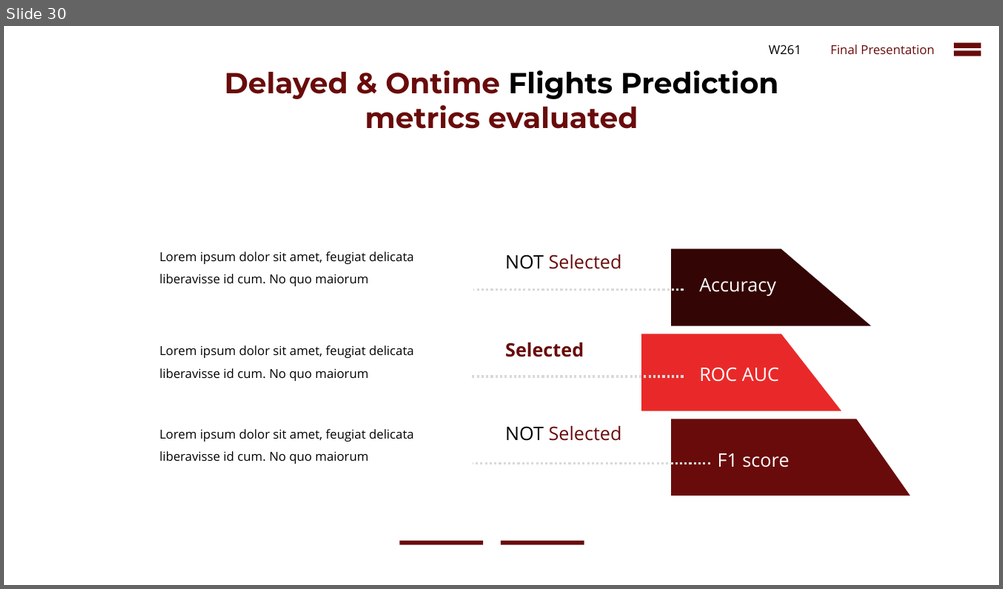
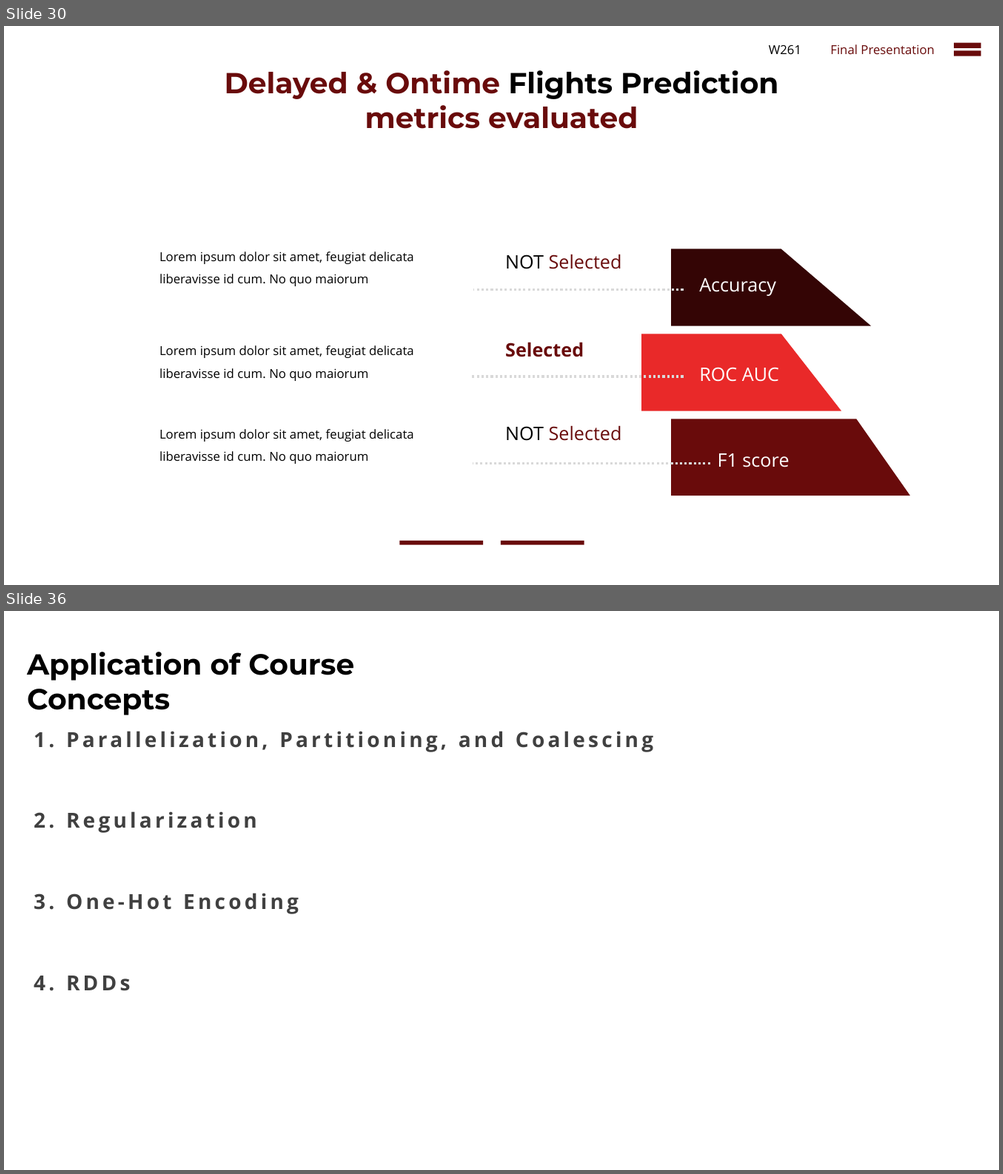
Before and after one commit to cbenge509/flightsontime, a slide deck: presentation/Delayed Flights Prediction - Final.pptx. Shown one above the other, each under a label of ours: slide 30 before the commit, slides 30 and 36 after it; the slides between them are not shown. The pictures are 1003x589 and 1003x1174 pixels, drawn with LibreOffice and Linux fonts; fonts in the diff are those of the drawing. Boxes give left, top, right and bottom in pixels: in the first picture for what was removed or moved away, otherwise in the second. Text is boxed around its words. In the diff, an @@ line names an element or a change of style, - is before the commit and + after.

```diff
--- a/presentation/Delayed Flights Prediction - Final.pptx
+++ b/presentation/Delayed Flights Prediction - Final.pptx
@@ slide 36 added at [4,611,999,1170], background #FFFFFF @@
@@ text added at [27,652,354,715], 28 pt, text #000000, bold @@
+Application of Course Concepts
@@ text added at [34,731,653,752], 20 pt, text #404040, bold @@
+1. Parallelization, Partitioning, and Coalescing
@@ text added at [34,812,257,833], 20 pt, text #404040, bold @@
+2. Regularization
@@ text added at [34,893,299,914], 20 pt, text #404040, bold @@
+3. One-Hot Encoding
@@ text added at [34,976,131,991], 20 pt, text #404040, bold @@
+4. RDDs
```
Also in this commit, not shown: 3 other slides added, 2 slides removed.
